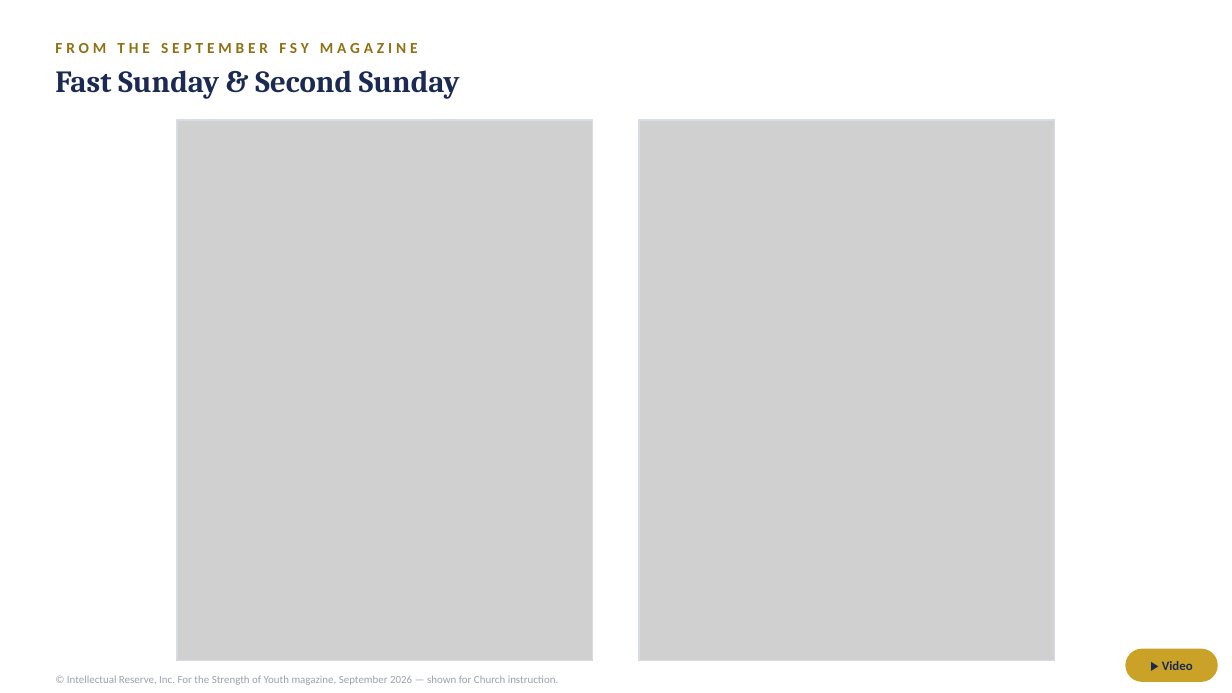
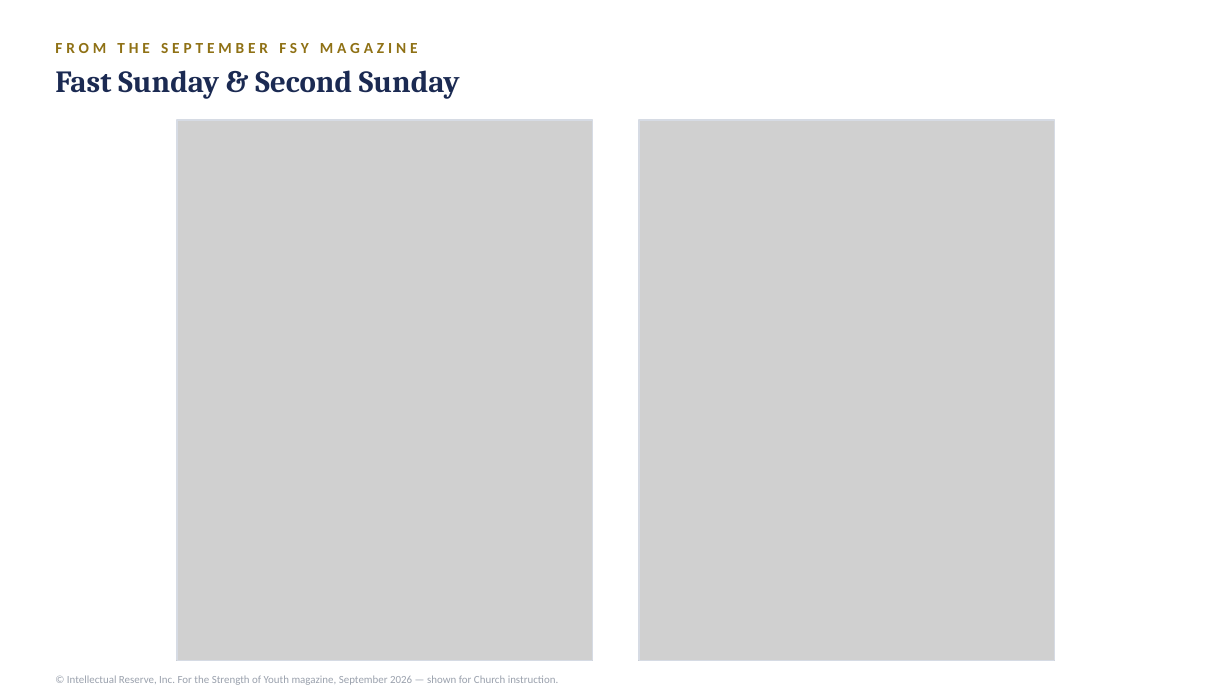
Before and after one commit to hblaylock1/parmagirlscamp, a slide deck: slide 17 of new-sunday-youth-curriculum.pptx (slide 12 before the commit). Drawn at 1232x693 pixels with LibreOffice and Linux fonts; fonts in the diff are those of the drawing; grey boxes stand for pictures. Boxes give left, top, right and bottom in pixels: in the first picture for what was removed or moved away, otherwise in the second. Text is boxed around its words. In the diff, an @@ line names an element or a change of style, - is before the commit and + after.

```diff
--- a/new-sunday-youth-curriculum.pptx
+++ b/new-sunday-youth-curriculum.pptx
@@ rounded rectangle removed at bbox=[1126, 649, 1218, 682] @@
-▶ Video
```
Also in this commit, not shown: 17 other slides changed, 5 slides added, 2 slides removed, 1 other file.
